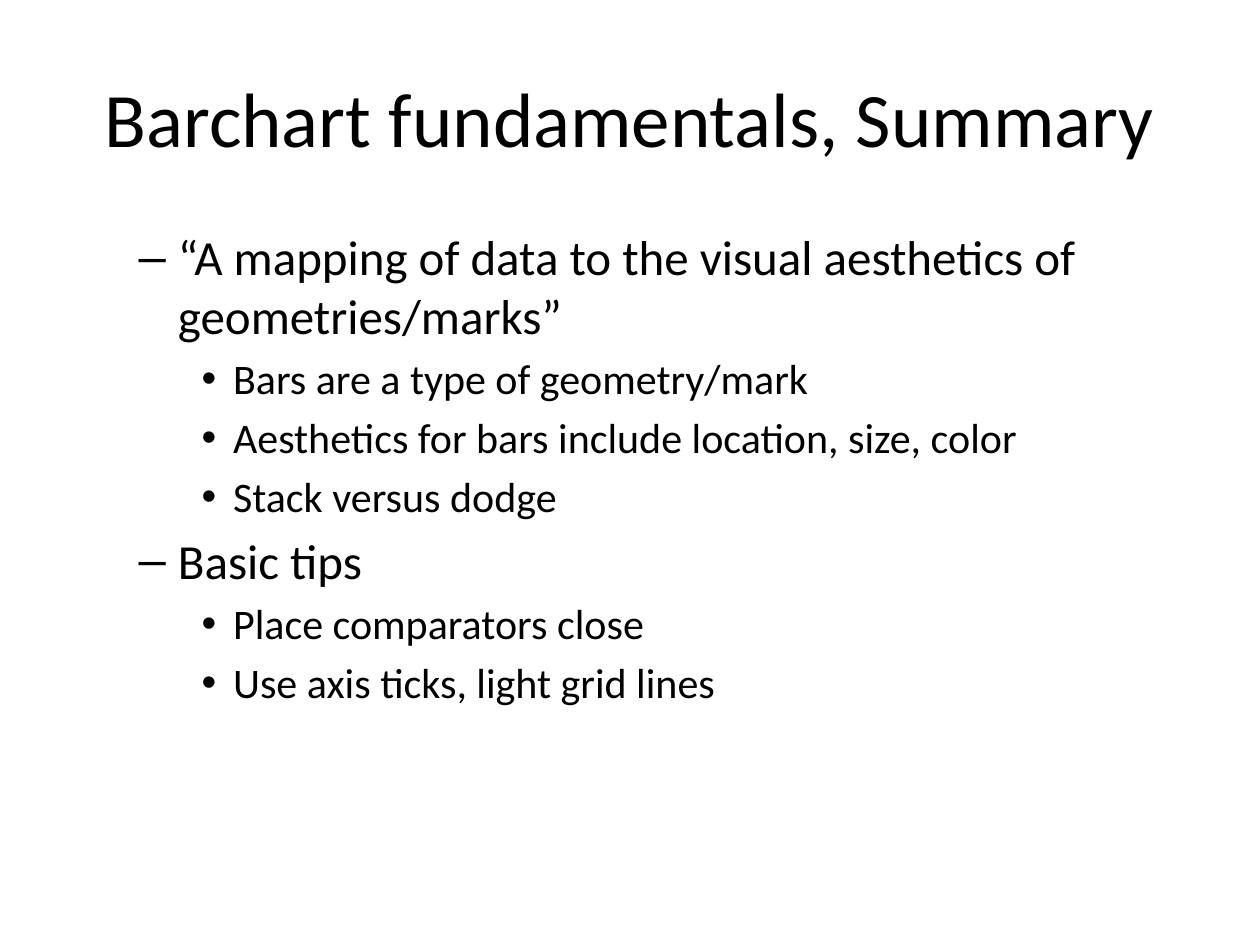
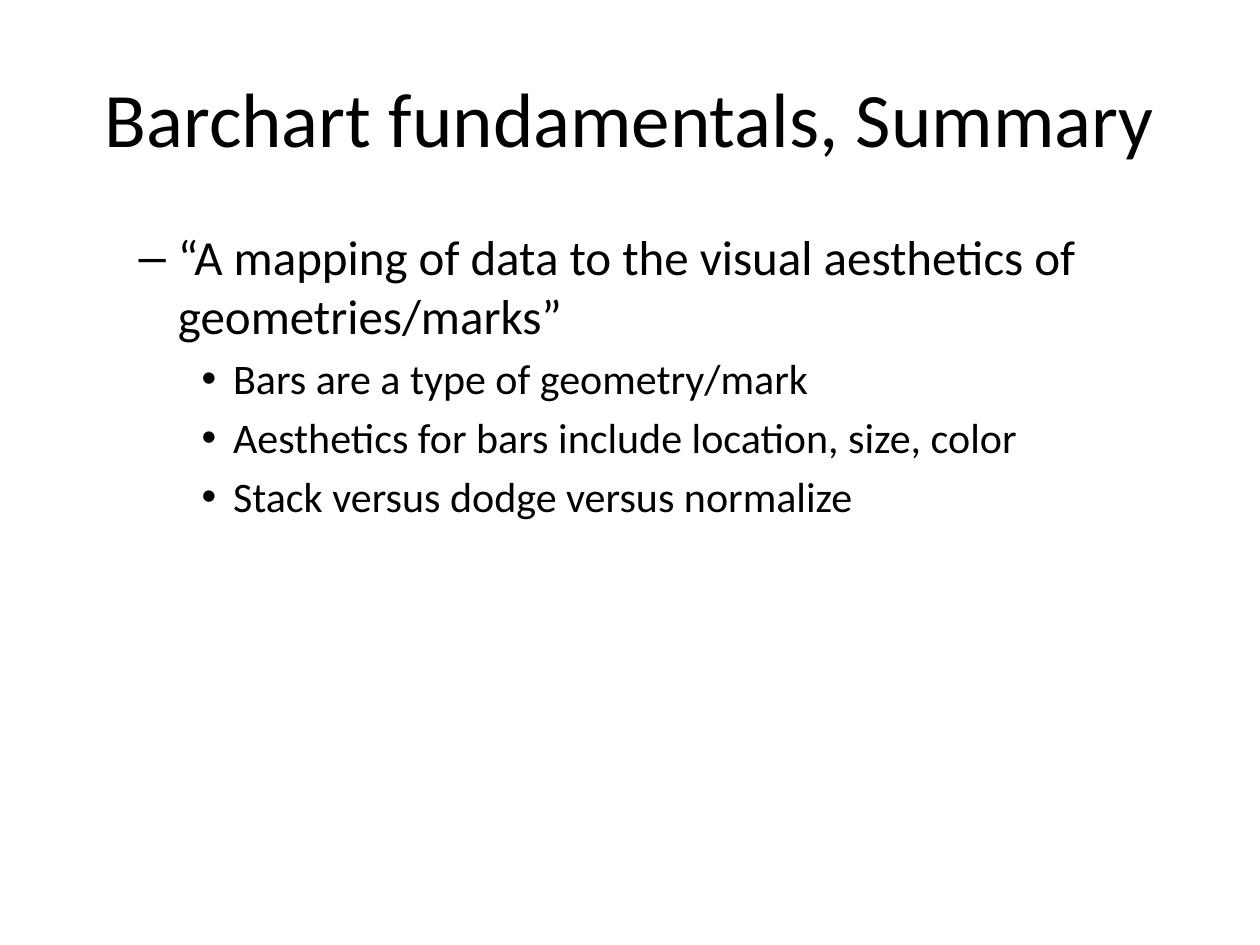
Before and after one commit to pmean/data-visualization, a slide deck: slide 57 of data-viz-02/component/fundamentals.pptx (slide 63 before the commit). Drawn at 1260x945 pixels with LibreOffice and Linux fonts; fonts in the diff are those of the drawing. Boxes give left, top, right and bottom in pixels: in the first picture for what was removed or moved away, otherwise in the second. Text is boxed around its words. In the diff, an @@ line names an element or a change of style, - is before the commit and + after.

```diff
--- a/data-viz-02/component/fundamentals.pptx
+++ b/data-viz-02/component/fundamentals.pptx
@@ text at bbox=[233, 482, 852, 520]: text changed @@
-    • Stack versus dodge
-  – Basic tips
-    • Place comparators close
-    • Use axis ticks, light grid lines
+    • Stack versus dodge versus normalize
```
Also in this commit, not shown: 7 other slides changed, 6 slides added, 12 slides removed, 16 other files.
